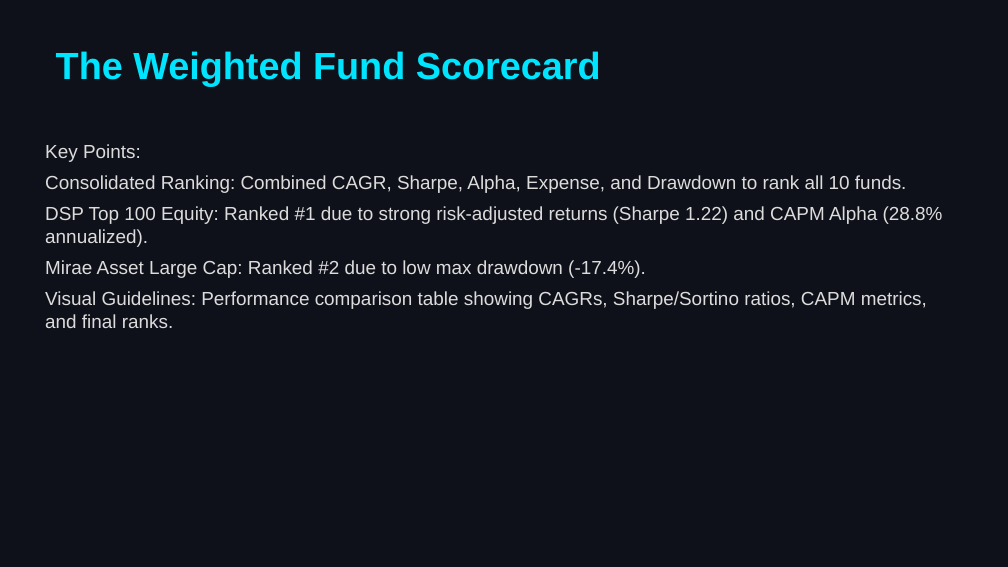
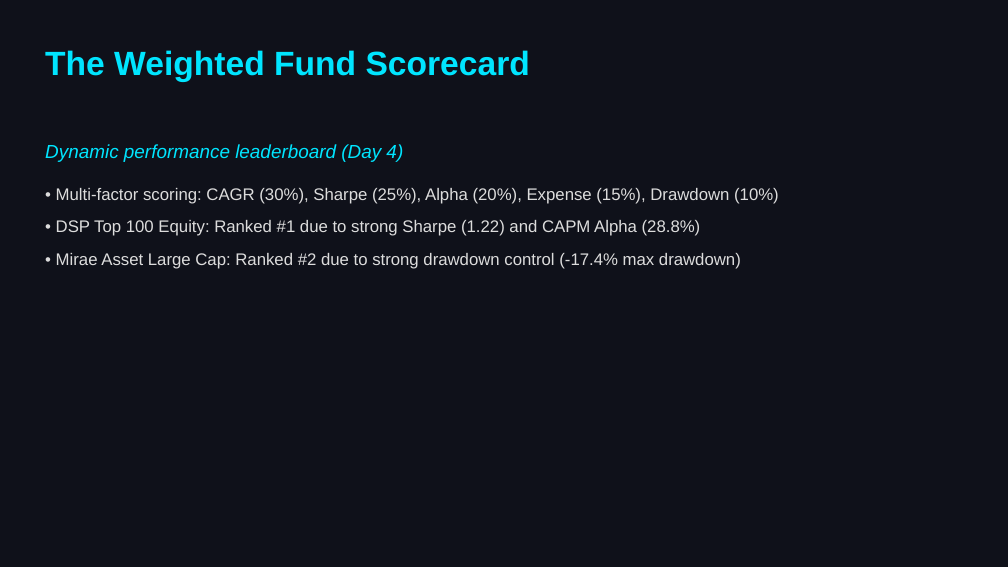
Before and after one commit to DHILEEPB/bluestock_mf_capstone, a slide deck: slide 7 of reports/Presentation.pptx (slide 8 before the commit). Drawn at 1008x567 pixels with LibreOffice and Linux fonts; fonts in the diff are those of the drawing. Boxes give left, top, right and bottom in pixels: in the first picture for what was removed or moved away, otherwise in the second. Text is boxed around its words. In the diff, an @@ line names an element or a change of style, - is before the commit and + after.

Commit message:
docs: humanize Final_Report.pdf and Presentation.pptx styles and content

```diff
--- a/reports/Presentation.pptx
+++ b/reports/Presentation.pptx
@@ text "The Weighted Fund Scorecard" at (x1=45, y1=50, x2=530, y2=82): size 36 to 32 pt @@
@@ text at (x1=45, y1=144, x2=779, y2=269): text changed; size 18 to 16 pt @@
-Key Points:
-Consolidated Ranking: Combined CAGR, Sharpe, Alpha, Expense, and Drawdown to rank all 10 funds.
-DSP Top 100 Equity: Ranked #1 due to strong risk-adjusted returns (Sharpe 1.22) and CAPM Alpha (28.8% annualized).
-Mirae Asset Large Cap: Ranked #2 due to low max drawdown (-17.4%).
-Visual Guidelines: Performance comparison table showing CAGRs, Sharpe/Sortino ratios, CAPM metrics, and final ranks.
+Dynamic performance leaderboard (Day 4)
+• Multi-factor scoring: CAGR (30%), Sharpe (25%), Alpha (20%), Expense (15%), Drawdown (10%)
+• DSP Top 100 Equity: Ranked #1 due to strong Sharpe (1.22) and CAPM Alpha (28.8%)
+• Mirae Asset Large Cap: Ranked #2 due to strong drawdown control (-17.4% max drawdown)
```
Also in this commit, not shown: 8 other slides changed, 3 slides added, 4 slides removed, 1 other file.
